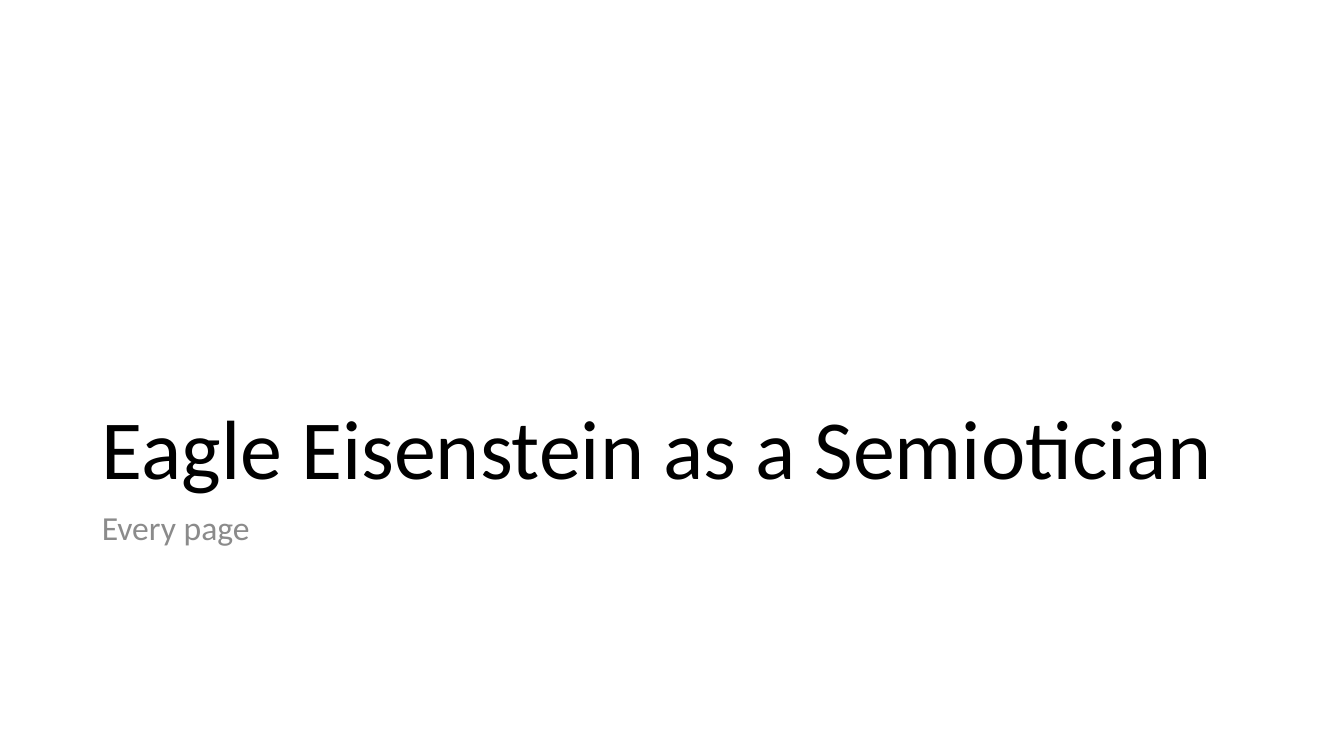
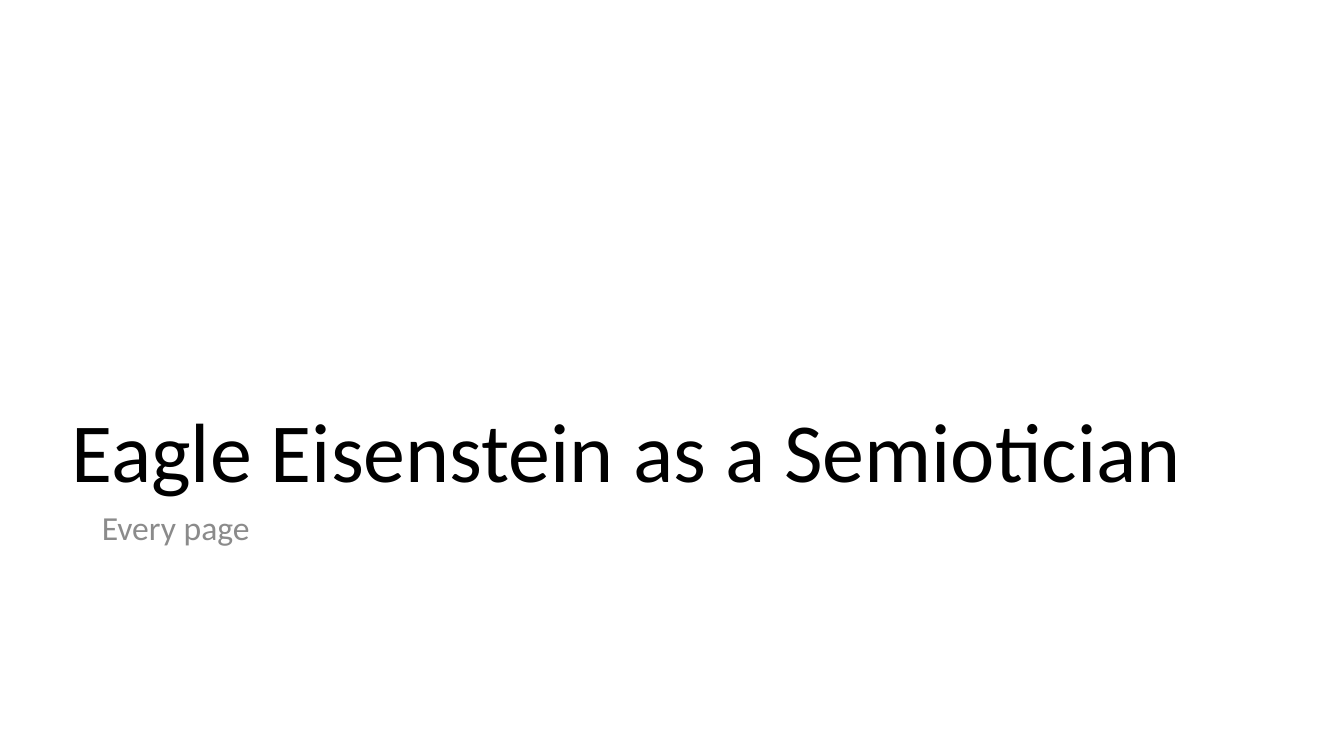
Before and after one commit to MichaelOdumosu57/Spring_2017, a slide deck: slide 28 of Spring 2017 Semester/Music or Arts/ARUS HW/6 ARUS HW/ARUS HW#6 notes.pptx. Drawn at 1344x756 pixels with LibreOffice and Linux fonts; fonts in the diff are those of the drawing. Boxes give left, top, right and bottom in pixels: in the first picture for what was removed or moved away, otherwise in the second. Text is boxed around its words. In the diff, an @@ line names an element or a change of style, - is before the commit and + after.

```diff
--- a/Spring 2017 Semester/Music or Arts/ARUS HW/6 ARUS HW/ARUS HW#6 notes.pptx
+++ b/Spring 2017 Semester/Music or Arts/ARUS HW/6 ARUS HW/ARUS HW#6 notes.pptx
@@ title "Eagle Eisenstein as a Semiotician": place and size @@
-title "Eagle Eisenstein as a Semiotician" at box(102, 420, 1212, 494)
+title "Eagle Eisenstein as a Semiotician" at box(72, 423, 1181, 497)
```
Also in this commit, not shown: 7 slides added, 7 other files.
